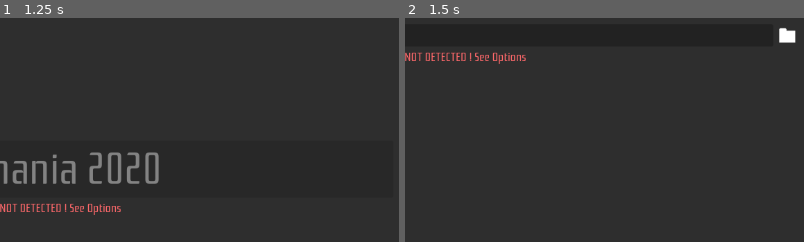
Above: before the commit, frames 1-2 (left to right).
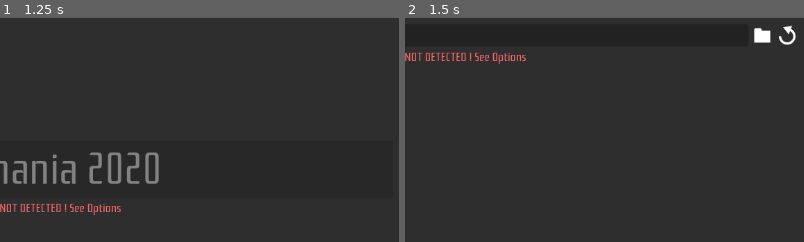
Above: after the commit, the same moments.

Repository: ColorMan777/TM-Share
Game: Godot game, scene res://Assets/Scenes/Main.tscn
Two runs of this game, one before a commit and one after it. Both use one fixed random seed, a clock stepped at 60 frames per second and the inputs below.
Inputs (mouse positions are % of the whole screen's width and height, from its top left):
- Up to frame 1 (1.25 s): tap Enter at 0.5 s; hold Shift from 0.53 s (still down)
- Up to frame 2 (1.5 s): release Shift at 1.25 s; click (94, 6) at 1.25 s
The pictures show only the part of the screen within x 46-96%, y 18-68%; the shares and areas given below are measured in that part.

Frame 1 is identical in both runs. In frame 2, 0.5% of the frame differs, in the area x 87-98%, y 3-13%.

Commit message:
config finished

Diff:
--- a/Assets/Scripts/ApplicationMenu.gd
+++ b/Assets/Scripts/ApplicationMenu.gd
@@ -20,7 +20,7 @@
 
 	trackmaniaPathButton.default_value = TmShare.default_trackmania_path
 
-	if TmShare.trackmania_path != "":
+	if TmShare.trackmania_path != "" and TmShare.trackmania_path.ends_with("Trackmania") or TmShare.trackmania_path.ends_with("Trackmania/"):
 		update_text_colors(true)
 
 	else:
@@ -47,6 +47,8 @@
 		pathErrorLabel.text = "INSTALLATION_DETECTED"
 		trackmania2020Button.disabled = false
 	else:
+		trackmaniaPathButton.update_value(TmShare.trackmania_path)
+		trackmaniaPathButton.revert()
 		mainMenuPathWarning.text = "INSTALLATION_NOT_DETECTED"
 		mainMenuPathWarning.set("theme_override_colors/font_color", redColor)
 		pathErrorLabel.set("theme_override_colors/font_color", redColor)
--- a/Assets/Scripts/TMShare.gd
+++ b/Assets/Scripts/TMShare.gd
@@ -1,6 +1,8 @@
 extends Node ### THIS IS THE MAIN SINGLETON ###
 
 const trackmania_maps_path = "Maps/My Maps/" #TM2020 Maps path
+
+var config = ConfigFile.new()
 
 var gbx_file
 var trackmania_path:String #TM2020 Directory Path
@@ -14,9 +16,18 @@
 
 	default_trackmania_path = get_trackmania_path(false)
 
-	trackmania_path = get_trackmania_path()
-	if trackmania_maps_path != "":
-		maps_path = get_trackmania_path() + trackmania_maps_path
+	if config.load("user://config.cfg") != OK: #if config not exist get auto trackmania path
+		trackmania_path = get_trackmania_path()
+		config_init() # store trackmania path
+		if trackmania_maps_path != "":
+			maps_path = get_trackmania_path() + trackmania_maps_path
+	else: # else load config
+		trackmania_path = config.get_value("PATHS", "trackmania_path")
+		if trackmania_path.ends_with("Trackmania"):
+			maps_path = trackmania_path + trackmania_maps_path
+
+
+
 	#print(trackmania_path)
 
 	#var xml = parse_gbx("res://Assets/LevelDesign_Exercise01.Map.Gbx")
@@ -26,8 +37,13 @@
 	#print(list_maps())
 	#list_maps()
 
+func config_init():
+	config.set_value("PATHS", "trackmania_path", trackmania_path)
+	config.save("user://config.cfg")
+
 func update_trackmania_path(new_path:String):
 	trackmania_path = new_path
+	config_init()
 	maps_path = trackmania_path + "/" +  trackmania_maps_path
 
 func get_trackmania_path(verify_exist=true): # return empty string if nothing is found
--- a/Assets/Scripts/path_button_selection.gd
+++ b/Assets/Scripts/path_button_selection.gd
@@ -8,11 +8,13 @@
 @export_enum("FOLDER", "MAPS") var MODE: int
 @export var no_revert = false
 
+
 signal value_changed(value)
 
 var default_value = "" # to revert back
 var value
 var file_extension: PackedStringArray = ["*.Gbx", "*.gbx"] # maps extensions
+
 
 func _ready() -> void:
 	revertButton.visible = false
@@ -32,6 +34,9 @@
 			fileDialog.set_file_mode(1)
 			fileDialog.use_native_dialog = false
 			fileDialog.filters = file_extension
+
+func revert(state=true):
+	revertButton.visible = state
 
 func update_value(val):
 	value = val
